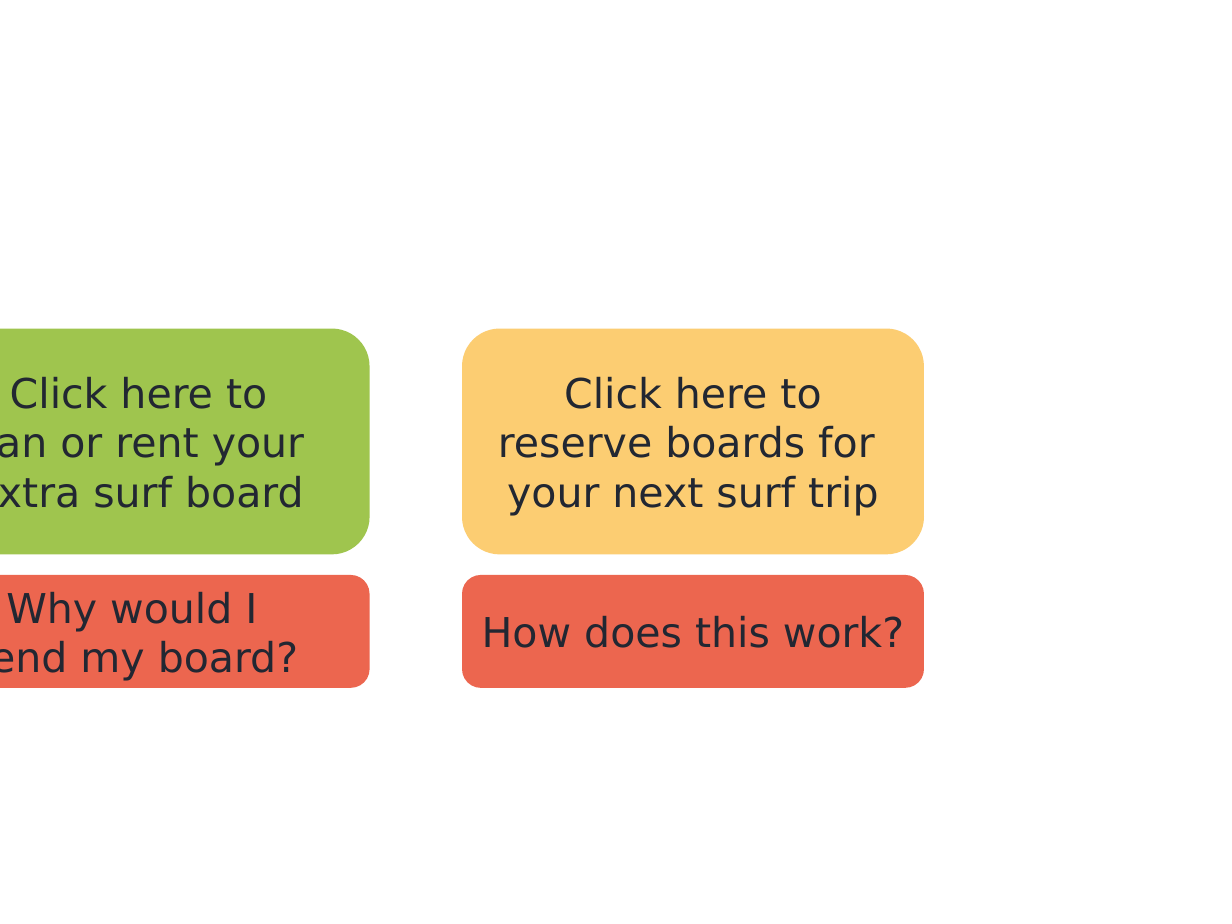
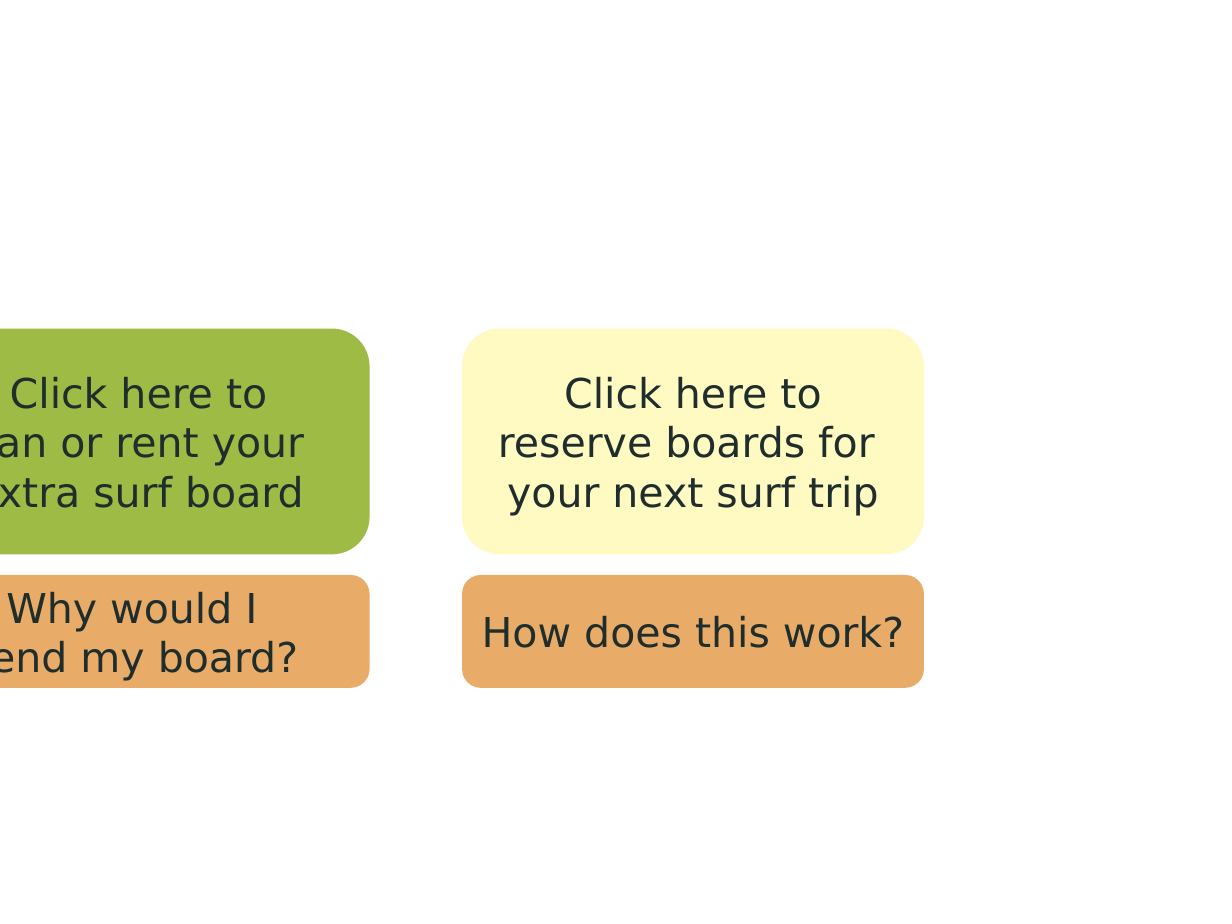
Before and after one commit to broughten/globalquiver, a slide deck: slide 1 of doc/mockups.ppt. Drawn at 1232x924 pixels with LibreOffice and Linux fonts; fonts in the diff are those of the drawing; background and template pictures are left out. Boxes give left, top, right and bottom in pixels: in the first picture for what was removed or moved away, otherwise in the second. Text is boxed around its words. In the diff, an @@ line names an element or a change of style, - is before the commit and + after.

Commit message:
changes to appearance

```diff
--- a/doc/mockups.ppt
+++ b/doc/mockups.ppt
@@ rounded rectangle "Click here to" at (462, 329, 924, 554): text colour #222732 to #1F2E2D; fill #FCCD72 to #FFF9C2 @@
@@ rounded rectangle "Why would I" at (0, 575, 370, 689): text colour #222732 to #1F2E2D; fill #EC664F to #E9AC68 @@
@@ rounded rectangle "How does this work?" at (462, 575, 924, 689): text colour #222732 to #1F2E2D; fill #EC664F to #E9AC68 @@
```
